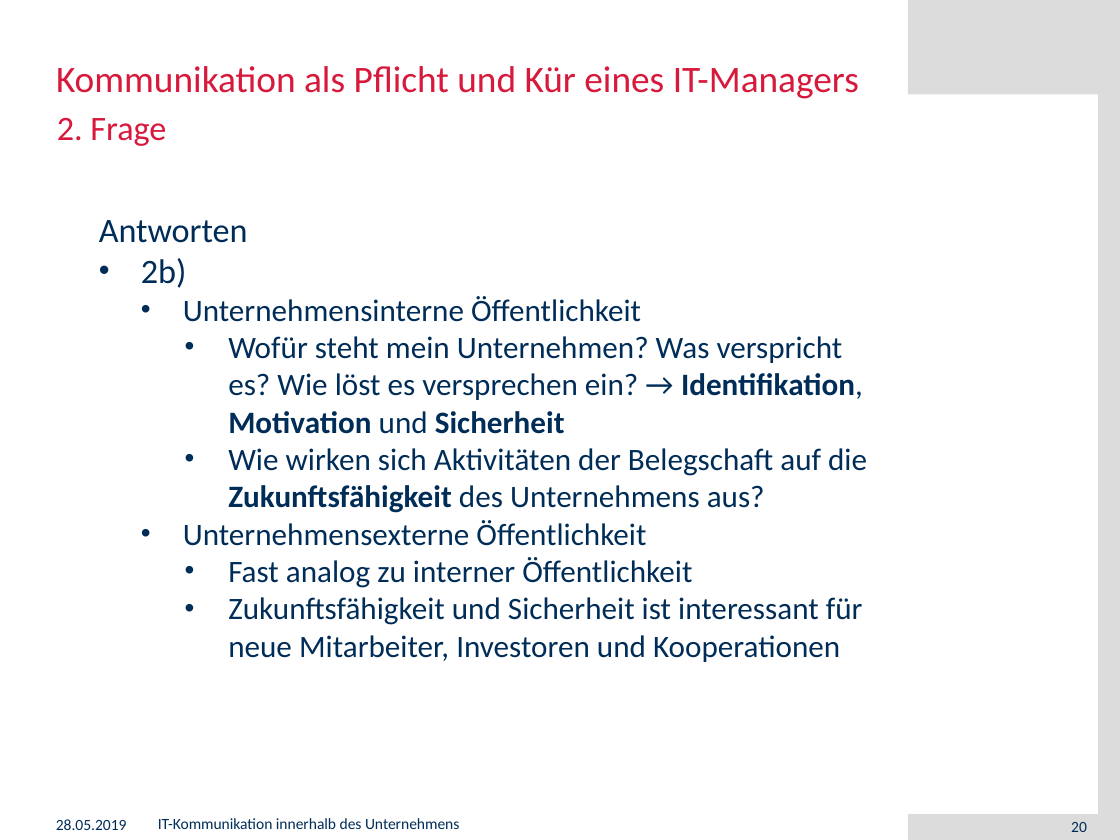
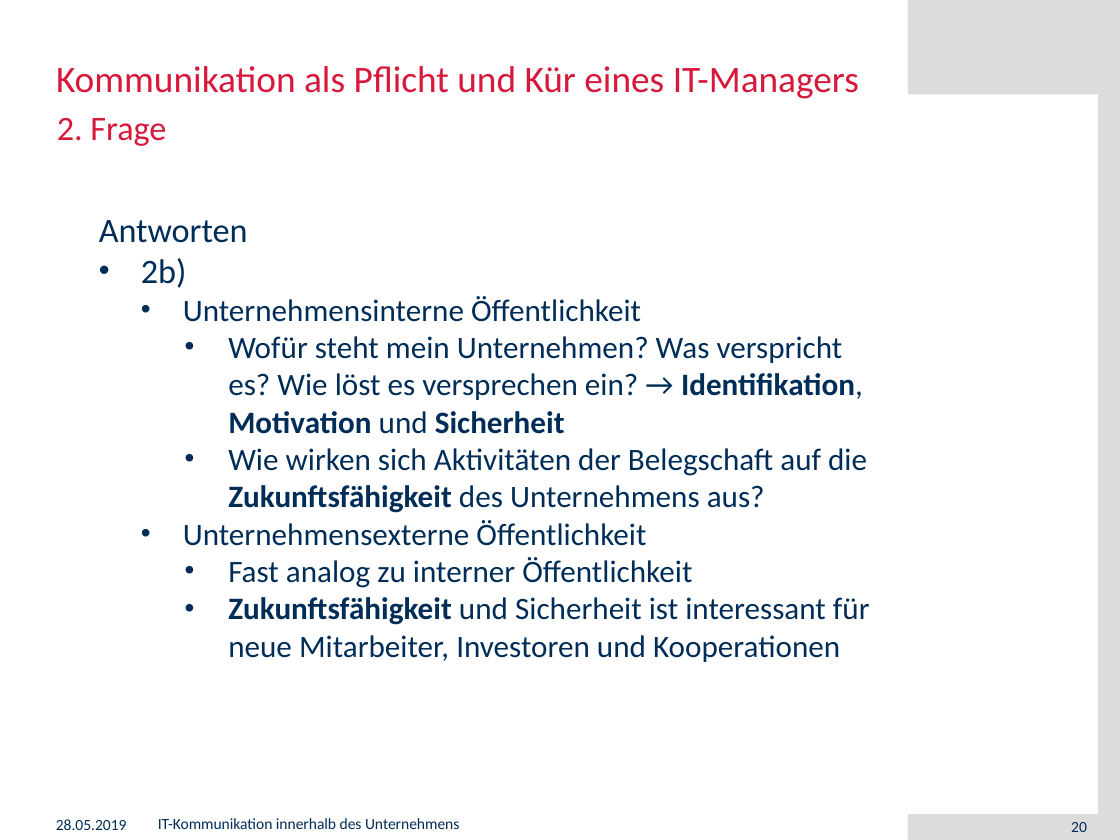
Before and after one commit to muensto/itm_vortrag_1233, a slide deck: slide 20 of 20190528.pptx. Drawn at 1120x840 pixels with LibreOffice and Linux fonts; fonts in the diff are those of the drawing; background and template pictures are left out. Boxes give left, top, right and bottom in pixels: in the first picture for what was removed or moved away, otherwise in the second. Text is boxed around its words. In the diff, an @@ line names an element or a change of style, - is before the commit and + after.

```diff
--- a/20190528.pptx
+++ b/20190528.pptx
@@ text at <box>228,597,870,662</box>: bold on in "Zukunftsfähigkeit" @@
```
Also in this commit, not shown: 7 other slides changed, 1 slide added, 1 slide removed.
